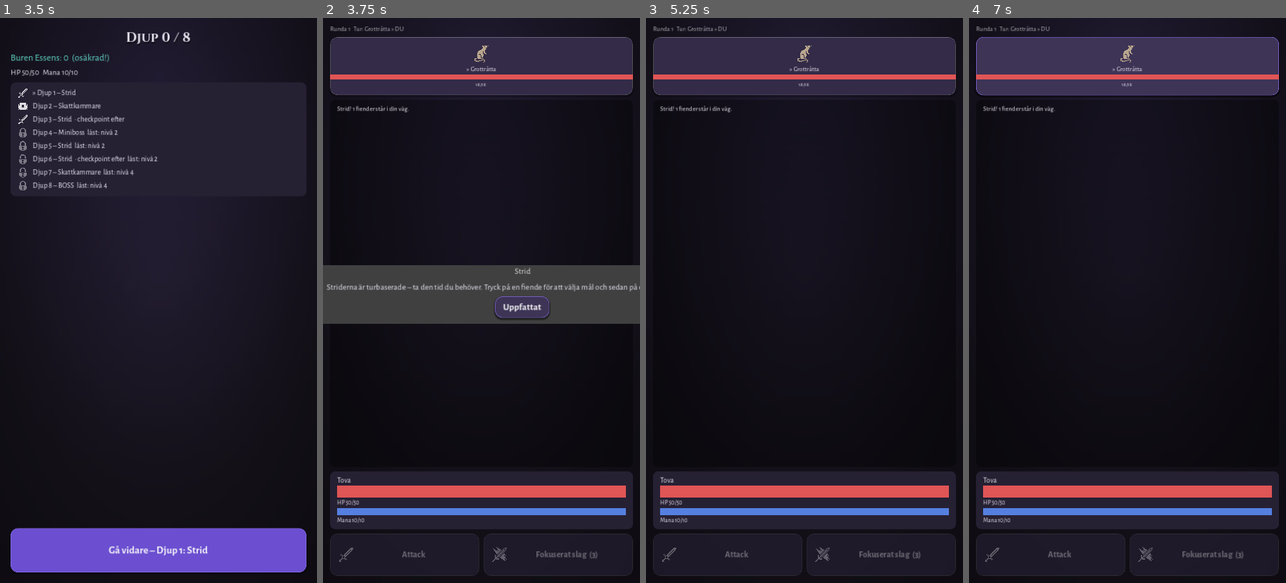
Above: before the commit, frames 1-4 (left to right).
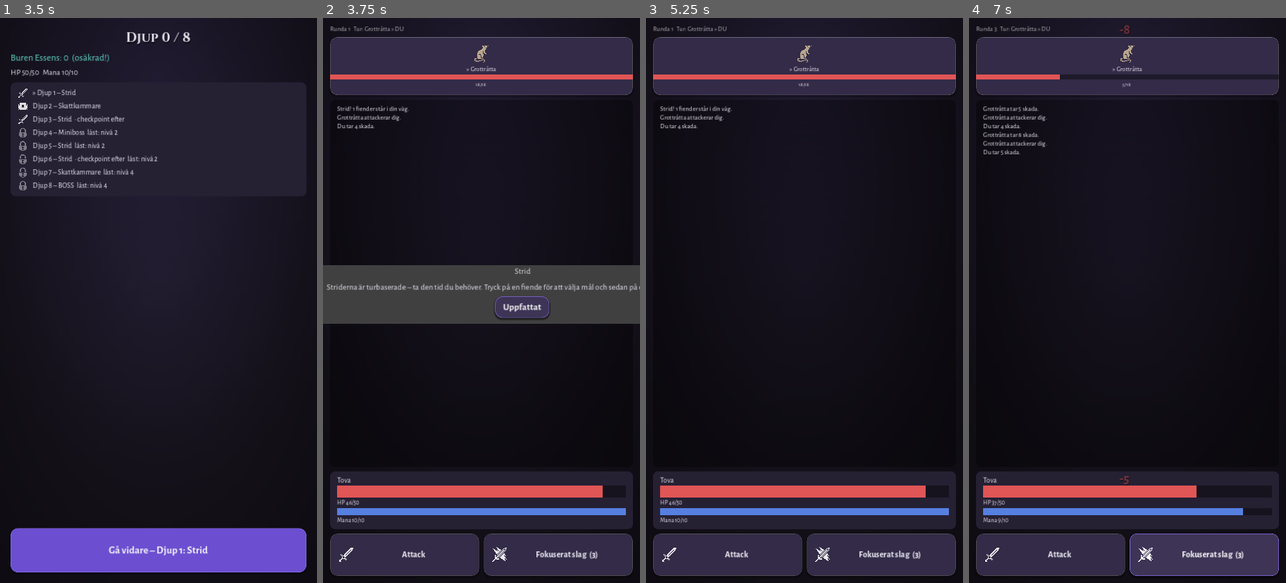
Above: after the commit, the same moments.

Repository: DrDev1337/Dreamapp
Game: Godot game, scene res://scenes/main.tscn
The game is run twice, just before and just after one commit, with the same random seed, the same clock (stepped at 60 frames per second) and the same inputs.
Inputs (mouse positions are in pixels of both pictures, inside the frame that each line leads up to; where the layout moved, square brackets give the same spot in the first picture):
- Up to frame 1 (3.5 s): click "+ Skapa karaktär" at 0.5 s; click "Slumpa nytt namn" at 1.25 s; click "Börja som Tova" at 2 s; click "STARTA RUN" at 2.75 s
- Up to frame 2 (3.75 s): click "Gå vidare – Djup 1: Strid" at 3.5 s
- Up to frame 3 (5.25 s): click (804, 68) at 4.27 s; click "Uppfattat" at 5 s
- Up to frame 4 (7 s): click (1051, 554) [1127, 68] at 5.75 s; click (1203, 554) [1127, 68] at 6.5 s

Frame 1 is identical in both runs. In frame 2, 7.3% of the frame differs, in the area x 2-98%, y 17-99%; in frame 3, 7.3%; in frame 4, 9.2%, in the area x 2-98%, y 1-99%.

Commit message:
Fixa att strider aldrig nådde spelarens tur
enter_next_room satte upp striden men körde aldrig
advance_until_player_turn(), så awaiting_player förblev false och alla
ability-knappar var inaktiverade – det gick inte att attackera.
Motorn kör nu fram till spelarens tur direkt när ett stridsrum öppnas
(snabbare fiender agerar först, som avsett), stridsvyn har skyddsnät
för äldre sparfiler, och ett regressionstest låser beteendet.

Co-Authored-By: Claude Fable 5 <noreply@anthropic.com>
Claude-Session: https://claude.ai/code/session_019aKYy591HB2eGFWw2i1t2D

Diff:
--- a/src/core/run_state.gd
+++ b/src/core/run_state.gd
@@ -96,6 +96,9 @@
 				enemy_list.append(Enemies.spawn(id, current_depth))
 			combat = CombatEngine.new()
 			combat.setup(player_combat, enemy_list, rng.randi())
+			# Kör fram till spelarens tur (snabbare fiender agerar först) –
+			# utan detta är awaiting_player false och inga knappar fungerar.
+			combat.advance_until_player_turn()
 			event["combat_started"] = true
 	return event
 
--- a/src/ui/combat_screen.gd
+++ b/src/ui/combat_screen.gd
@@ -29,6 +29,10 @@
 	if engine == null:
 		main.show_run.call_deferred()
 		return
+	# Skyddsnät (även för äldre sparfiler): se till att striden står på
+	# spelarens tur innan knapparna bedöms.
+	if not engine.is_over() and not engine.awaiting_player:
+		engine.advance_until_player_turn()
 	_build_structure()
 	_refresh(false)
 	if engine.is_over():
--- a/tests/run_tests.gd
+++ b/tests/run_tests.gd
@@ -242,7 +242,9 @@
 	var run := RunState.start(character, 47)
 	var event := run.enter_next_room(character)
 	check(event["combat_started"], "rum 1 startar strid")
-	run.combat.advance_until_player_turn()
+	# Regression: spelflödet måste själv köra fram till spelarens tur –
+	# annars är awaiting_player false och inga knappar fungerar i UI:t.
+	check(run.combat.awaiting_player, "nytt rum står direkt på spelarens tur")
 	var json_payload := JSON.stringify(run.to_dict())
 	var parsed = JSON.parse_string(json_payload)
 	var resumed := RunState.from_dict(parsed)
